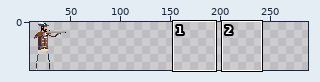
Edited in one commit: sprite sheet (rsrc/Images/royer_atk.png). Above: a wide view before the commit, with the close-up outlined.
Close-up. As it was:
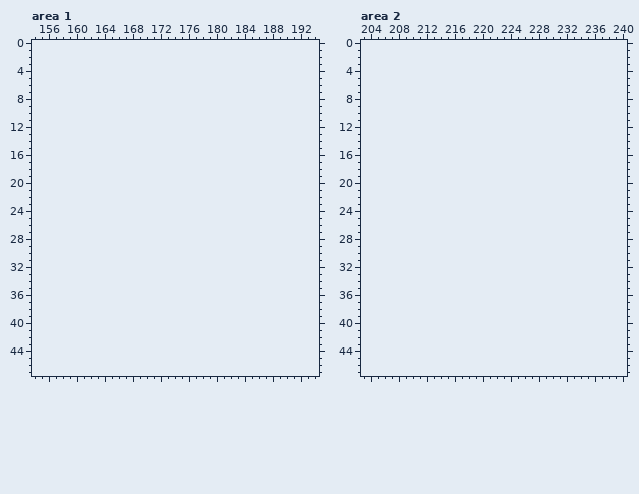
The file is 96x96 pixels, drawn in blocks of 2x2; one block is one cell here. Shown: area 1: x 154..194, y 0..47; area 2: x 203..240, y 0..47. The old version is drawn lined up with the new one, on the new canvas. The wide view leaves out empty margins. The commit also changed other parts of the picture, which this record leaves out.
Now the later version:
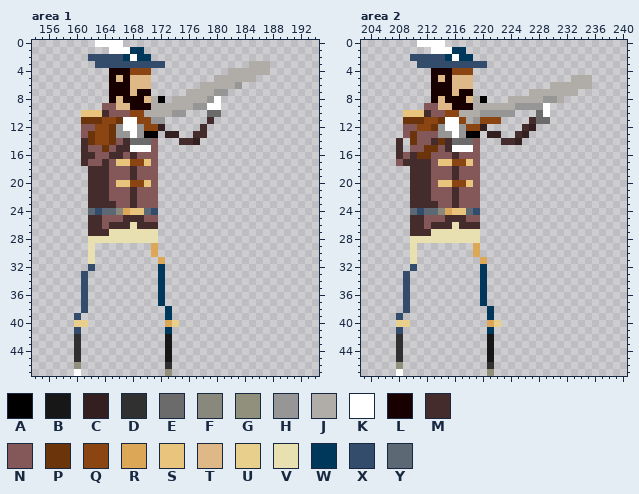
Palette (. is transparent): A #000000  B #171717  C #331f1f  D #303030  E #6b6b6b  F #88887c  G #90907c  H #969696  J #b0aca8  K #ffffff  L #180000  M #442c2c  N #845858  P #6b340b  Q #8b4513  R #dca858  S #e8c47c  T #deb887  U #e8d08c  V #e8e0b0  W #00385c  X #344c6c  Y #5c6874
The edit:
canvas 48x48 -> 288x48
Changed rows in their new state; - is an unchanged pixel.
Area 1:
first column x 160:
 0 ---KKKK---------------------
 1 -----KKKWW------------------
 2 --XXXXXWKWW-----------------
 3 ---XXXXXXXXXX------------JJJ
 4 -----LLLQQQ-----------JJJJJJ
 5 -----LTLTTT---------JJJJJJ--
 6 -----LLLTTT-------JJJJJH----
 7 -----LLLTLL-----JJJJHH------
 8 -----LTLLLTJA-JJJJJHK-------
 9 ----NNTTLLLJJJJJJHHKK-------
10 -SSSMNNNQQJJJJHH---EE-------
11 -PPPQQPKKQQHH------M--------
12 -NNQQPHKKHQQC-----M---------
13 -NPQQPHHKHAA-CC--MM---------
14 -MPQQPNMEEEN---MMC----------
15 -MNNPNMMKKKN----------------
16 -MMNNMMNMNNN----------------
17 -MNNMNSSQQSN----------------
18 --MMMNNNMNNN----------------
19 --MMMNNNMNNN----------------
20 --MMMNSSQQSN----------------
21 --MMMNNNMNNN----------------
22 --MMMNNNMNNN----------------
23 --MMMMNNMNNN----------------
24 --YXYYFRSSYX----------------
25 --MMNNNMMMNN----------------
26 --MMNMMMVMMM----------------
27 --MMMVVVVVVV----------------
28 --VVVVVVVVVV----------------
29 --V--------R----------------
30 --V--------R----------------
31 --V---------R---------------
32 --X---------W---------------
33 -X----------W---------------
34 -X----------W---------------
35 -X----------W---------------
36 -X----------W---------------
37 -X----------W---------------
38 -X-----------W--------------
39 X------------W--------------
40 UU-----------RU-------------
41 X------------W--------------
42 D------------B--------------
43 D------------B--------------
44 D------------B--------------
45 D------------B--------------
46 G------------D--------------
47 K------------G--------------
Area 2:
first column x 208:
 0 ---KKKK---------------------
 1 -----KKKWW------------------
 2 --XXXXXWKWW-----------------
 3 ---XXXXXXXXXX---------------
 4 -----LLLQQQ-----------------
 5 -----LTLTTT--------------JJJ
 6 -----LLLTTT-----------JJJJJJ
 7 -----LLLTLL--------JJJJJJJ--
 8 -----LTLLLTJA---JJJJJHHJ----
 9 ----NNTTLLLJJJJJJHHHHK------
10 -SSSMNNQQJJJHHHHH---EK------
11 -PPPQQPKKQJHQQQ----MEE------
12 -NNQQPHKKHQQC-----MC--------
13 -NPNNNHHKHAA-CC--MC---------
14 M-PNNMPMEEEN---MMC----------
15 M-NNPPNMKKKN----------------
16 MNMPPNNNMNNN----------------
17 NMMMMNSSQQSN----------------
18 --MMMNNNMNNN----------------
19 --MMMNNNMNNN----------------
20 --MMMNSSQQSN----------------
21 --MMMNNNMNNN----------------
22 --MMMNNNMNNN----------------
23 --MMMMNNMNNN----------------
24 --YXYYFRSSYX----------------
25 --MMNNNMMMNN----------------
26 --MMNMMMVMMM----------------
27 --MMMVVVVVVV----------------
28 --VVVVVVVVVV----------------
29 --V--------R----------------
30 --V--------R----------------
31 --V---------R---------------
32 --X---------W---------------
33 -X----------W---------------
34 -X----------W---------------
35 -X----------W---------------
36 -X----------W---------------
37 -X----------W---------------
38 -X-----------W--------------
39 X------------W--------------
40 UU-----------RU-------------
41 X------------W--------------
42 D------------B--------------
43 D------------B--------------
44 D------------B--------------
45 D------------B--------------
46 G------------D--------------
47 K------------G--------------
